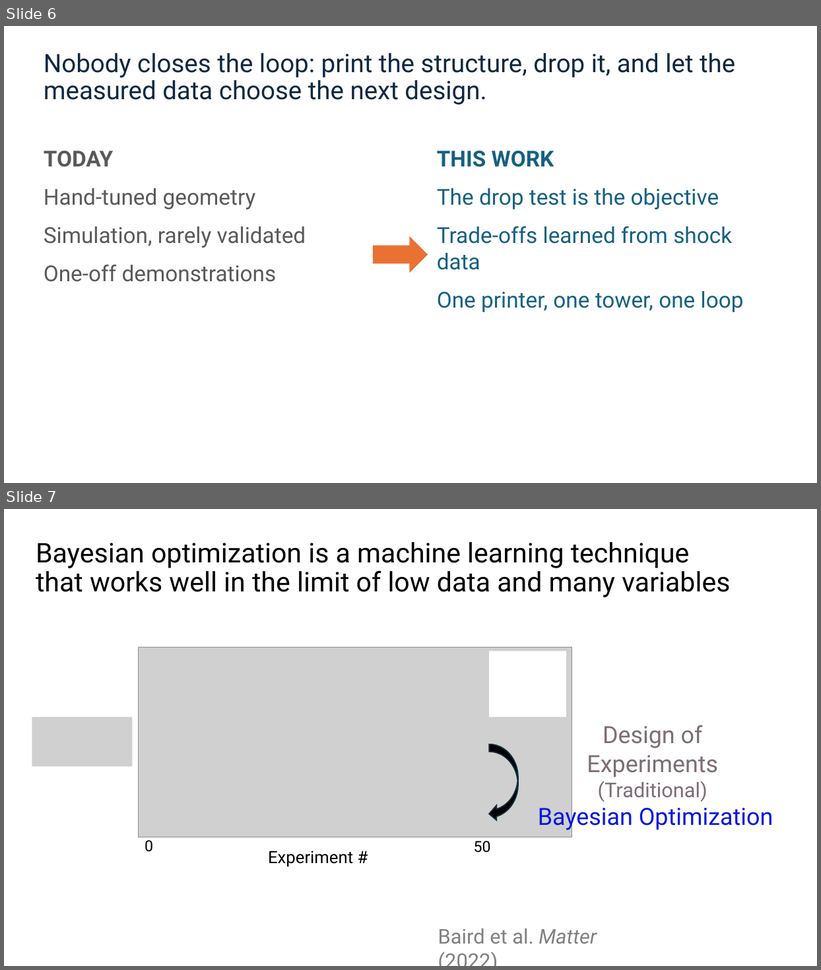
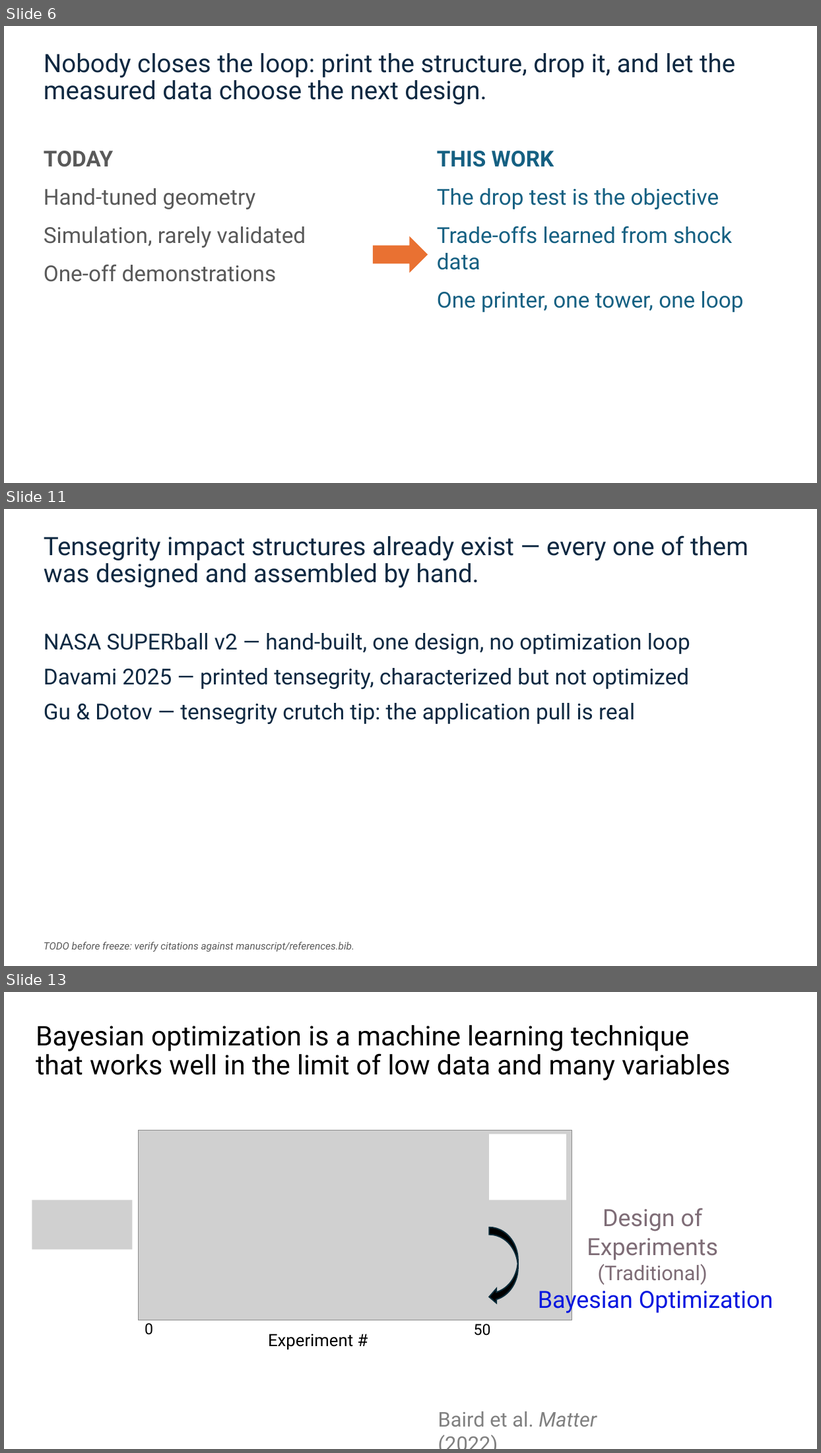
Before and after one commit to vertical-cloud-lab/tensegrity-optimization, a slide deck: presentation/Slide Decks/IDETC Supplement Slides (BO block + gap + video + accel).pptx. Shown one above the other, each under a label of ours: slides 6 and 7 before the commit, slides 6, 11 and 13 after it; the slides between them are not shown. The pictures are 821x970 and 821x1453 pixels, drawn with LibreOffice and Linux fonts; fonts in the diff are those of the drawing; grey boxes stand for pictures. Boxes give left, top, right and bottom in pixels: in the first picture for what was removed or moved away, otherwise in the second. Text is boxed around its words. In the diff, an @@ line names an element or a change of style, - is before the commit and + after.

```diff
--- a/presentation/Slide Decks/IDETC Supplement Slides (BO block + gap + video + accel).pptx
+++ b/presentation/Slide Decks/IDETC Supplement Slides (BO block + gap + video + accel).pptx
@@ slide 11 added at (4,509,817,966), background #FFFFFF @@
@@ title added at (44,535,748,588), 30 pt, text #0E2841 @@
+Tensegrity impact structures already exist — every one of them was designed and assembled by hand.
@@ text added at (44,633,690,724), 26 pt, text #0E2841 @@
+NASA SUPERball v2 — hand-built, one design, no optimization loop
+Davami 2025 — printed tensegrity, characterized but not optimized
+Gu & Dotov — tensegrity crutch tip: the application pull is real
@@ text added at (44,942,354,953), 12 pt, text #595959, italic @@
+TODO before freeze: verify citations against manuscript/references.bib.
@@ what was slide 7 is now slide 13 @@
```
Also in this commit, not shown: 4 slides changed, 6 other slides added, 7 slides removed, 30 other files.
